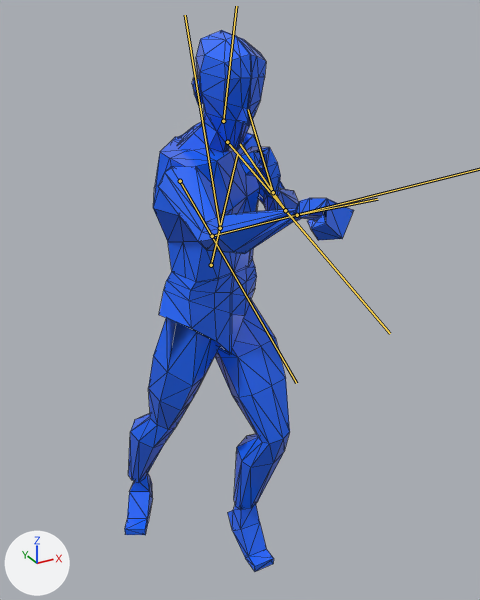
The glTF model assets/models/Animations.glb, before and after one commit.
The view is the same before and after, from a 50 mm camera at (-0.85, -1.86, 1.95) aimed at (0.08, -0.17, 1.1). Every picture has the same lights, and +X, +Y and +Z are marked at lower left. Both versions are drawn at frame 9 of the action 'Punch'; the numbers are the values there. The bones that change are drawn over the model as lines. Mesh edges are drawn as thin lines.

Names of what the first picture shows: 'PS1'.
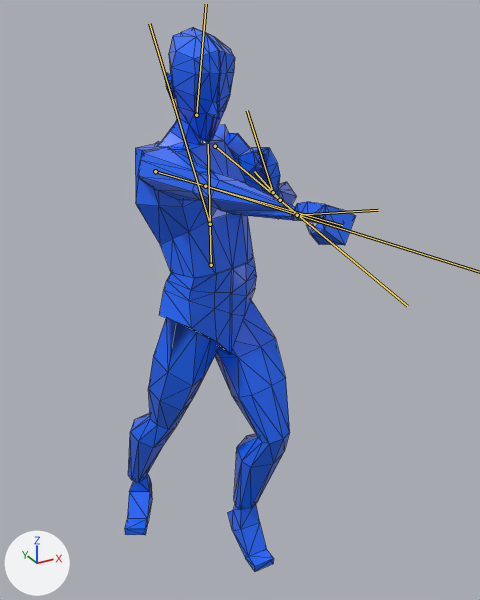
What differs and where, as boxes [x1, y1, x2, y2] in the pictures (480 x 600 px):
'PS1', posed
    before: [125, 30, 354, 572]
    after: [125, 27, 356, 572]
bone 'DEF_SPINE', root to tip
    before: (211, 265) to (237, 154)
    after: (211, 265) to (208, 144)
bone 'DEF_CHEST', root to tip
    before: (220, 228) to (185, 15)
    after: (210, 224) to (149, 23)
bone 'DEF_HEAD', root to tip
    before: (223, 121) to (236, 6)
    after: (196, 115) to (206, 4)
bone 'DEF_ARM.L', root to tip
    before: (227, 142) to (390, 333)
    after: (215, 146) to (407, 306)
bone 'DEF_FOREARM.L', root to tip
    before: (285, 210) to (240, 144)
    after: (280, 200) to (254, 171)
bone 'DEF_HAND.L', root to tip
    before: (273, 192) to (248, 109)
    after: (273, 192) to (247, 110)
bone 'DEF_ARM.R', root to tip
    before: (180, 181) to (296, 383)
    after: (155, 171) to (342, 225)
bone 'DEF_HAND.R', root to tip
    before: (297, 215) to (377, 199)
    after: (297, 215) to (378, 210)

The edits, one by one:
Bone 'DEF_SPINE' (bone_def_spine) turns from (-6, 26, 4) to (12, 21, 5) degrees about its own x, y and z.
Bone 'DEF_CHEST' (bone_def_chest) turns from (-7, 9, -6) to (-11, 7, -5) degrees about its own x, y and z.
Bone 'DEF_HEAD' (bone_def_head) turns from (19, -33, -17) to (3, -28, -10) degrees about its own x, y and z.
Bone 'DEF_ARM.L' (bone_def_arm_l) turns from (38, -1, 86) to (36, -1, 83) degrees about its own x, y and z.
Bone 'DEF_FOREARM.L' (bone_def_forearm_l) turns from (0, 0, 92) to (0, 0, 72) degrees about its own x, y and z.
Bone 'DEF_HAND.L' (bone_def_hand_l) turns from (-10, 37, 35) to (-20, 32, 37) degrees about its own x, y and z.
Bone 'DEF_HAND.L' (bone_def_hand_l) is rescaled from (0.99, 1.0, 1.02) to (1.0, 0.98, 1.03).
Bone 'DEF_ARM.R' (bone_def_arm_r) turns from (-30, 28, -71) to (-22, 23, -86) degrees about its own x, y and z.
Bone 'DEF_FOREARM.R' (bone_def_forearm_r) turns from (0, 0, -37) to (0, 0, 12) degrees about its own x, y and z.
Bone 'DEF_FOREARM.R' (bone_def_forearm_r) is rescaled from (1.02, 0.97, 1.02) to (0.92, 1.19, 0.92).
Bone 'DEF_HAND.R' (bone_def_hand_r) turns from (7, -106, 15) to (24, -105, -25) degrees about its own x, y and z.
Bone 'DEF_HAND.R' (bone_def_hand_r) is rescaled from (0.99, 1.03, 0.99) to (1.07, 0.88, 1.08).
